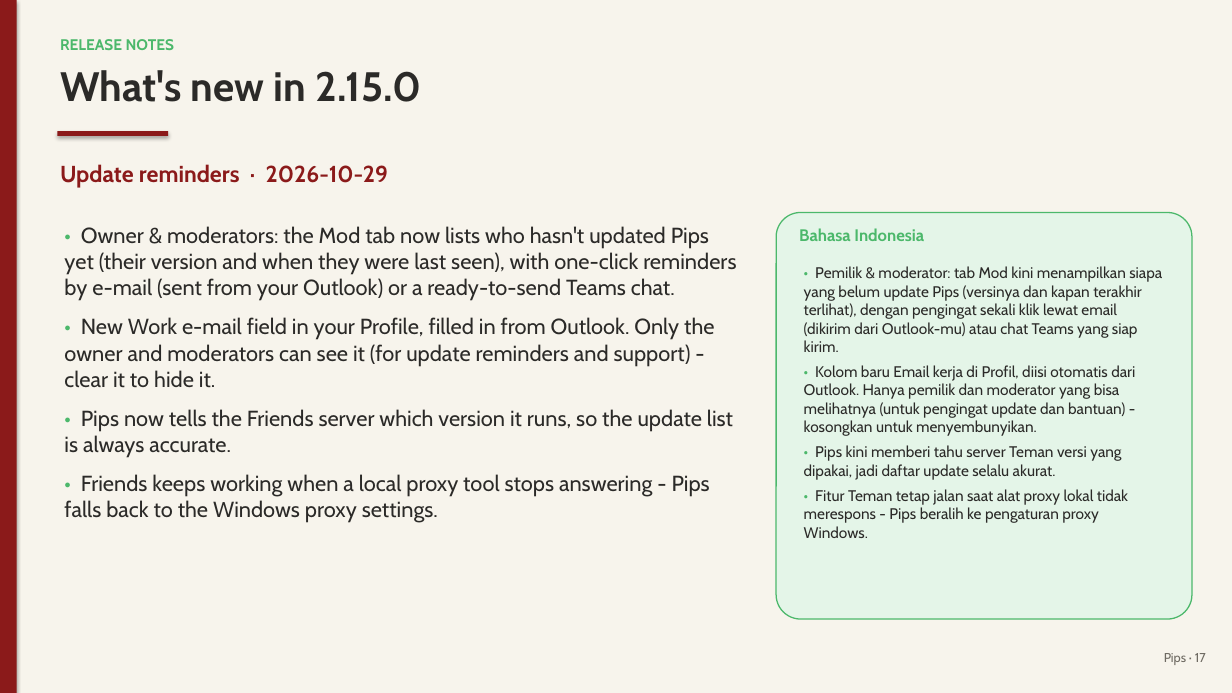
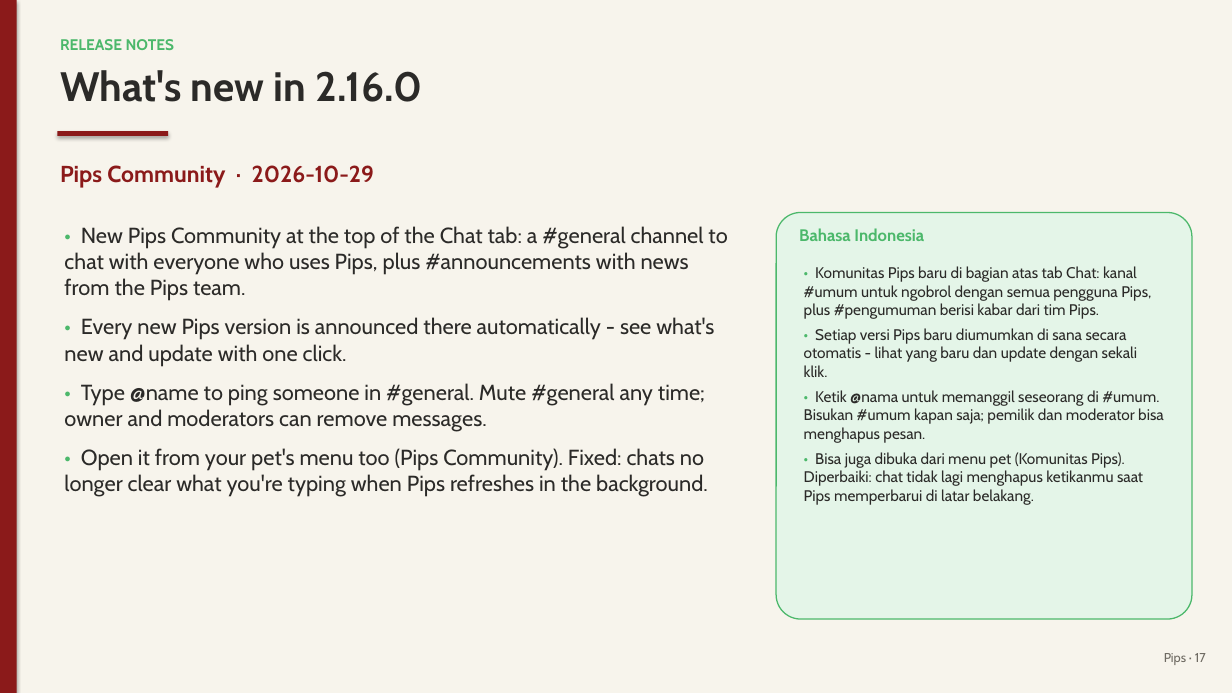
Before and after one commit to juw12/projects, a slide deck: slide 17 of apps/pips/web/download/Pips-Guide.pptx. Drawn at 1232x693 pixels with LibreOffice and Linux fonts; fonts in the diff are those of the drawing. Boxes give left, top, right and bottom in pixels: in the first picture for what was removed or moved away, otherwise in the second. Text is boxed around its words. In the diff, an @@ line names an element or a change of style, - is before the commit and + after.

Commit message:
pips 2.16.0: Pips Community

```diff
--- a/apps/pips/web/download/Pips-Guide.pptx
+++ b/apps/pips/web/download/Pips-Guide.pptx
@@ text at (60,70,422,102): text changed @@
-What's new in 2.15.0
+What's new in 2.16.0
@@ text at (60,165,375,188): text changed @@
-Update reminders · 2026-10-29
+Pips Community · 2026-10-29
@@ text at (64,226,727,497): text changed @@
-• Owner & moderators: the Mod tab now lists who hasn't updated Pips yet (their version and when they were last seen), with one-click reminders by e-mail (sent from your Outlook) or a ready-to-send Teams chat.
-• New Work e-mail field in your Profile, filled in from Outlook. Only the owner and moderators can see it (for update reminders and support) - clear it to hide it.
-• Pips now tells the Friends server which version it runs, so the update list is always accurate.
-• Friends keeps working when a local proxy tool stops answering - Pips falls back to the Windows proxy settings.
+• New Pips Community at the top of the Chat tab: a #general channel to chat with everyone who uses Pips, plus #announcements with news from the Pips team.
+• Every new Pips version is announced there automatically - see what's new and update with one click.
+• Type @name to ping someone in #general. Mute #general any time; owner and moderators can remove messages.
+• Open it from your pet's menu too (Pips Community). Fixed: chats no longer clear what you're typing when Pips refreshes in the background.
@@ text at (804,266,1164,505): text changed @@
-• Pemilik & moderator: tab Mod kini menampilkan siapa yang belum update Pips (versinya dan kapan terakhir terlihat), dengan pengingat sekali klik lewat email (dikirim dari Outlook-mu) atau chat Teams yang siap kirim.
-• Kolom baru Email kerja di Profil, diisi otomatis dari Outlook. Hanya pemilik dan moderator yang bisa melihatnya (untuk pengingat update dan bantuan) - kosongkan untuk menyembunyikan.
-• Pips kini memberi tahu server Teman versi yang dipakai, jadi daftar update selalu akurat.
-• Fitur Teman tetap jalan saat alat proxy lokal tidak merespons - Pips beralih ke pengaturan proxy Windows.
+• Komunitas Pips baru di bagian atas tab Chat: kanal #umum untuk ngobrol dengan semua pengguna Pips, plus #pengumuman berisi kabar dari tim Pips.
+• Setiap versi Pips baru diumumkan di sana secara otomatis - lihat yang baru dan update dengan sekali klik.
+• Ketik @nama untuk memanggil seseorang di #umum. Bisukan #umum kapan saja; pemilik dan moderator bisa menghapus pesan.
+• Bisa juga dibuka dari menu pet (Komunitas Pips). Diperbaiki: chat tidak lagi menghapus ketikanmu saat Pips memperbarui di latar belakang.
```
Also in this commit, not shown: 2 other slides changed, 12 other files.
